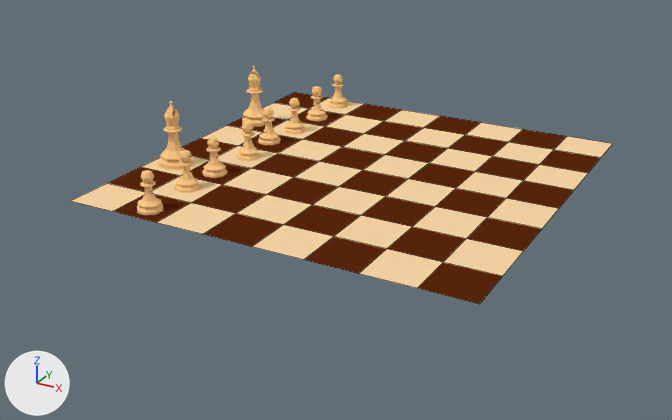
Renders of the Blender file chess/chess-scene.blend from each side of a commit.
Camera for both pictures: a camera (50 mm lens) standing at (47.6, -93.1, 40.5) and looking at (-1.4, -4.1, -4.0). The lights are fixed; the arrows at lower left show +X, +Y and +Z. Mesh edges are drawn as thin lines on the coarser meshes.

In view in the first picture: 'Chessboard', 'Primary White Bishop', 'Primary White Pawn', 'White Bishop 2', 'White Pawn 2'.
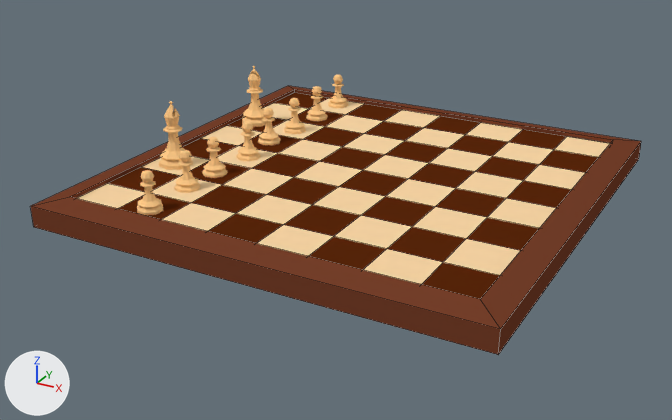
Diff of the bpy script that builds the scene:
```diff
--- a/chess/chess-scene.blend.py
+++ b/chess/chess-scene.blend.py
@@ mat_brazilian_rosewood @@
+mat_brazilian_rosewood = diffuse_material('Brazilian rosewood')
+mat_brazilian_rosewood.base_color = (0.179, 0.0502, 0.0232)  # brown #753f2a
@@ me_chessboard @@
 # used by ob_chessboard; location = (0.0, 0.0, 0.0); rotation_euler = (0.0, 0.0, -1.571), in degrees (0, 0, -90); scale = (24.0, 24.0, 0.1)
-me_chessboard.from_pydata(...)  # 81 vertices, 64 faces, 4 loose edges; spans x -1.0..1.0, y -1.0..1.0, z 0.0
+me_chessboard.from_pydata(...)  # 93 vertices, 77 faces; spans x -1.13..1.13, y -1.13..1.13, z -26.42..5.0
+# me_chessboard part 1
+# 4 loose edges are deleted
+# 12 vertices are added at x -1.13..1.13, y -1.13..1.13, z -26.42..5.0
+# 13 new faces join them, mat_brazilian_rosewood (brown #753f2a)
 me_chessboard.materials.append(mat_beige_square)
 me_chessboard.materials.append(mat_seal_brown_square)
+me_chessboard.materials.append(mat_brazilian_rosewood)  # brown #753f2a
```

What differs and where, as boxes (x1, y1, x2, y2) in the pictures (672 x 420 px):
'Chessboard', reshaped (13% wider, 27% taller)
    before: (71, 92, 613, 304)
    after: (31, 86, 641, 355)
part 1 of me_chessboard, built on (brown)
    after: (31, 86, 641, 355)
